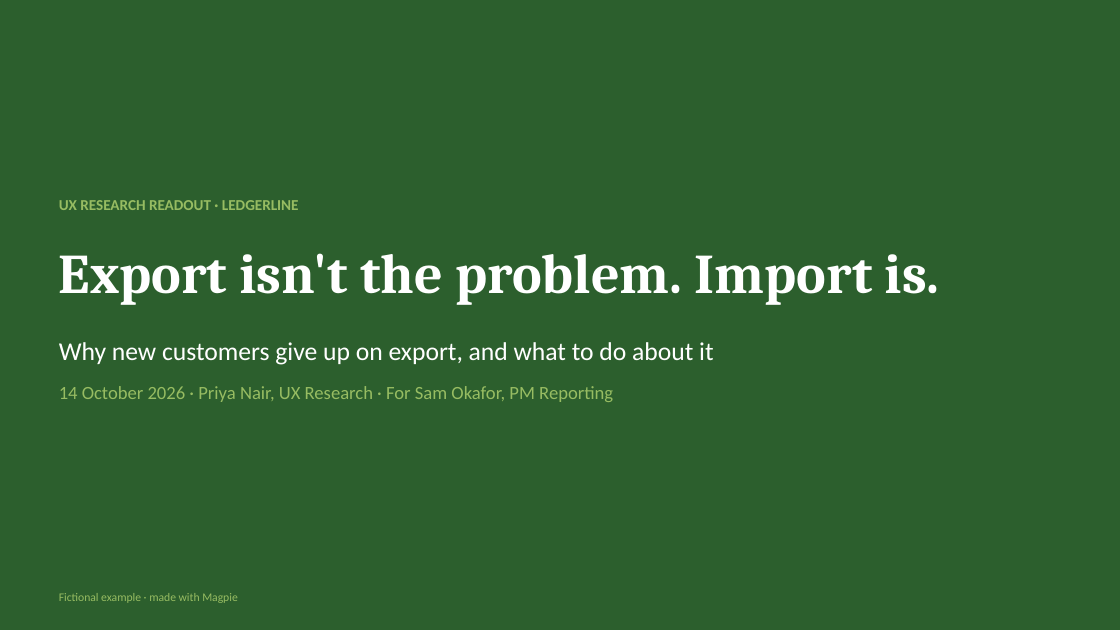
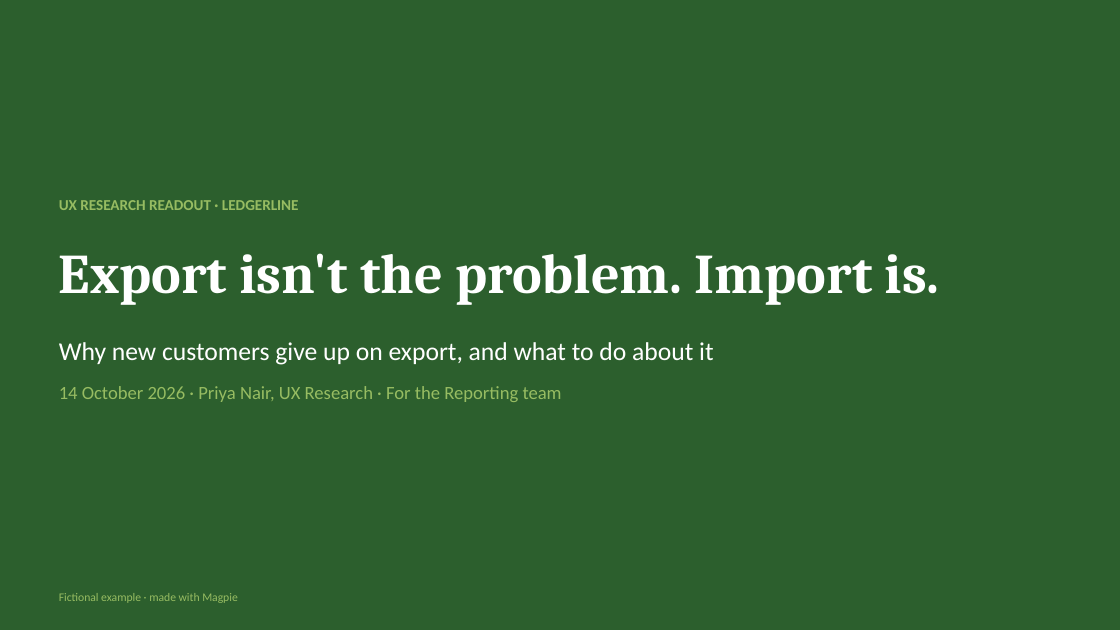
Before and after one commit to kirstenhosic/user-research-assistant, a slide deck: slide 1 of docs/examples/example-readout.pptx. Drawn at 1120x630 pixels with LibreOffice and Linux fonts; fonts in the diff are those of the drawing. Boxes give left, top, right and bottom in pixels: in the first picture for what was removed or moved away, otherwise in the second. Text is boxed around its words. In the diff, an @@ line names an element or a change of style, - is before the commit and + after.

```diff
--- a/docs/examples/example-readout.pptx
+++ b/docs/examples/example-readout.pptx
@@ text at box(59, 386, 562, 402): text changed @@
-14 October 2026 · Priya Nair, UX Research · For Sam Okafor, PM Reporting
+14 October 2026 · Priya Nair, UX Research · For the Reporting team
```
Also in this commit, not shown: 5 other slides changed, 5 other files.
